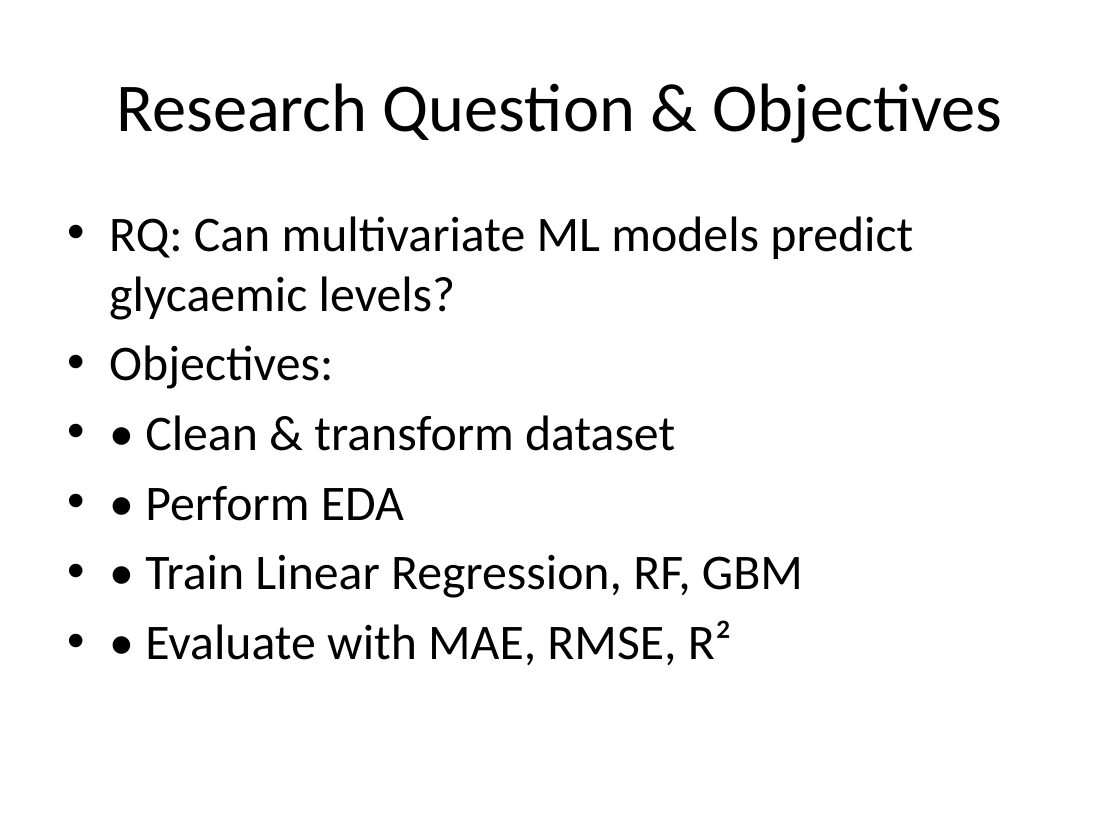
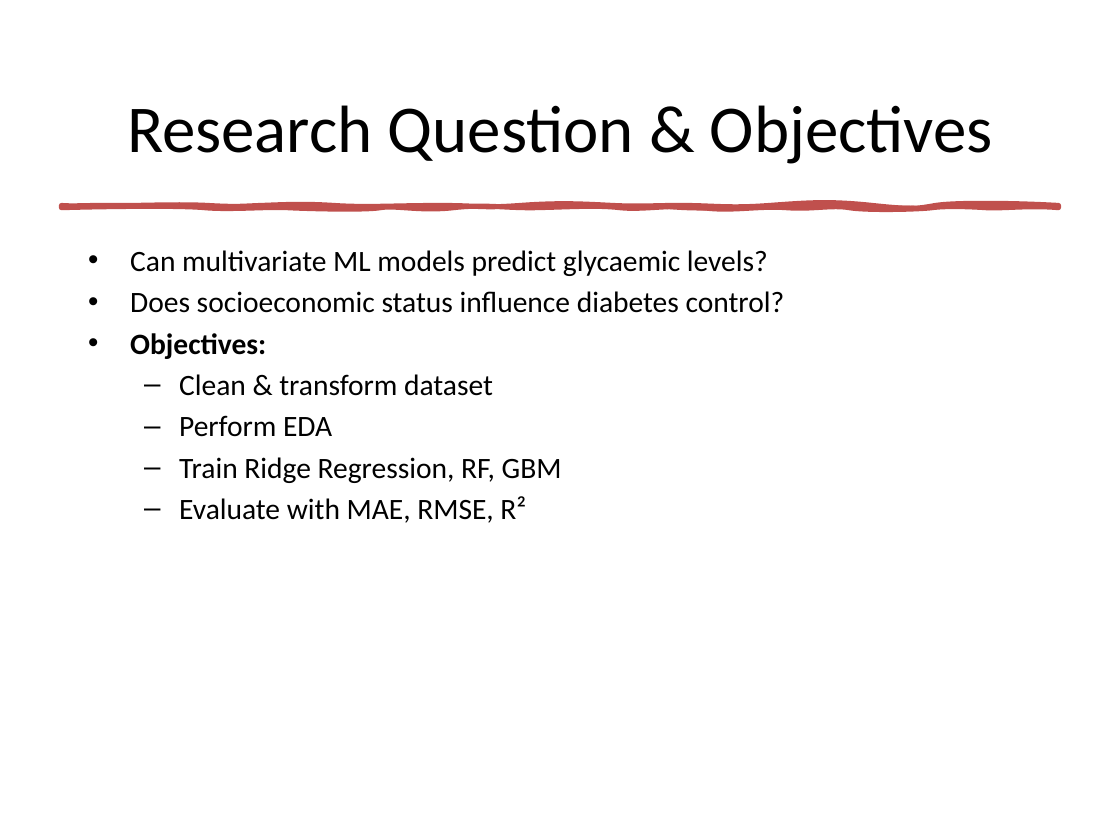
Before and after one commit to ansmalik67/multimodal-glucose-forecasting, a slide deck: slide 3 of Final_Glycaemic_Project_Presentation.pptx. Drawn at 1120x840 pixels with LibreOffice and Linux fonts; fonts in the diff are those of the drawing. Boxes give left, top, right and bottom in pixels: in the first picture for what was removed or moved away, otherwise in the second. Text is boxed around its words. In the diff, an @@ line names an element or a change of style, - is before the commit and + after.

Commit message:
updates presentation

```diff
--- a/Final_Glycaemic_Project_Presentation.pptx
+++ b/Final_Glycaemic_Project_Presentation.pptx
@@ title "Research Question & Objectives": place and size @@
-title "Research Question & Objectives" at bbox=[116, 83, 1003, 143]
+title "Research Question & Objectives" at bbox=[127, 105, 993, 164]
@@ title "Research Question & Objectives" at bbox=[127, 105, 993, 164]: size 44 to 43 pt @@
@@ freeform shape added at bbox=[62, 205, 1058, 207], fill #C0504D, outline #C0504D 3.25 pt @@
@@ text "Can multivariate ML models predict ...": place and size @@
-text "Can multivariate ML models predict ..." at bbox=[109, 216, 913, 665]
+text "Can multivariate ML models predict ..." at bbox=[130, 250, 785, 523]
@@ text at bbox=[130, 250, 785, 313]: text changed; size 32 to 19 pt @@
-• RQ: Can multivariate ML models predict glycaemic levels?
+• Can multivariate ML models predict glycaemic levels?
+• Does socioeconomic status influence diabetes control?
@@ text at bbox=[130, 333, 266, 359]: size 32 to 19 pt, bold on in "Objectives:"; less space between paragraphs @@
@@ text at bbox=[179, 374, 562, 523]: text changed; size 32 to 19 pt @@
-• • Clean & transform dataset
-• • Perform EDA
-• • Train Linear Regression, RF, GBM
-• • Evaluate with MAE, RMSE, R²
+  – Clean & transform dataset
+  – Perform EDA
+  – Train Ridge Regression, RF, GBM
+  – Evaluate with MAE, RMSE, R²
```
Also in this commit, not shown: 13 other slides changed, 2 slides added, 1 other file.
